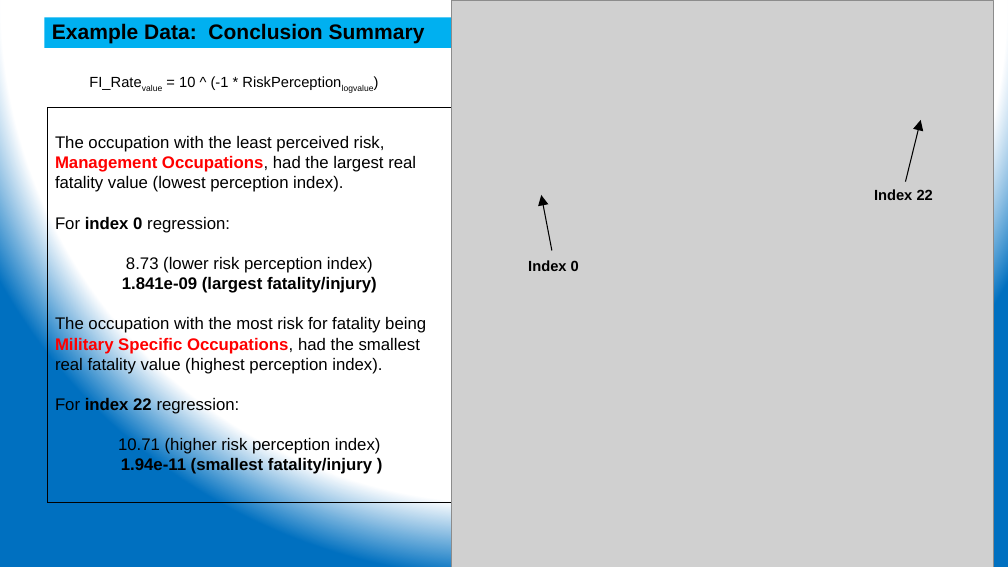
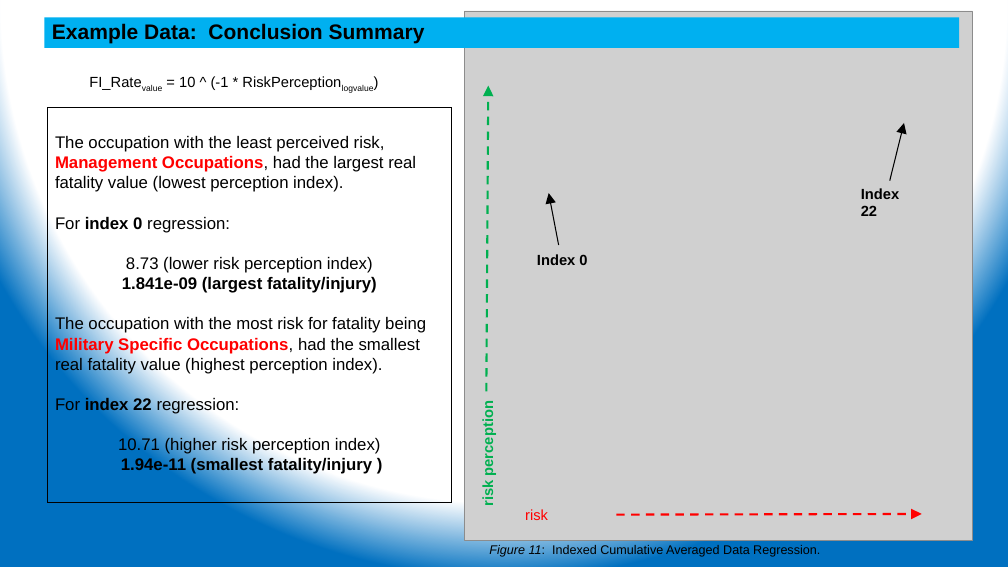
Before and after one commit to ehsintegration/yfd-phd-bls-data, a slide deck: slide 34 of D2-documentation/YennyF.Diaz-Risk Percep Injuries_CommitteeUdate 04-20-2021.pptx (slide 37 before the commit). Drawn at 1008x567 pixels with LibreOffice and Linux fonts; fonts in the diff are those of the drawing; grey boxes stand for pictures. Boxes give left, top, right and bottom in pixels: in the first picture for what was removed or moved away, otherwise in the second. Text is boxed around its words. In the diff, an @@ line names an element or a change of style, - is before the commit and + after.

```diff
--- a/D2-documentation/YennyF.Diaz-Risk Percep Injuries_CommitteeUdate 04-20-2021.pptx
+++ b/D2-documentation/YennyF.Diaz-Risk Percep Injuries_CommitteeUdate 04-20-2021.pptx
@@ picture: place and size @@
-picture at [451, 0, 994, 567]
+picture at [464, 11, 972, 541]
@@ arrow added from (486, 392) to (488, 85), #00B050 2 pt dashed @@
@@ arrow moved from (906, 181) - (921, 120) to (890, 181) - (904, 123) @@
@@ arrow moved from (552, 250) - (541, 195) to (559, 245) - (549, 193) @@
@@ text "Index 22" rewrapped from [874, 189, 933, 200] to [861, 188, 899, 216] @@
@@ text "Index 0": place and size @@
-text "Index 0" at [528, 260, 579, 271]
+text "Index 0" at [537, 254, 587, 265]
@@ text added at [480, 409, 496, 505], 14 pt, text #00B050, bold @@
+risk perception
@@ text added at [525, 509, 548, 520], 14 pt, text #FF0000 @@
+risk
@@ arrow added from (616, 515) to (922, 514), #FF0000 2 pt dashed @@
@@ text added at [489, 544, 820, 557], 12 pt, text #000000 @@
+Figure 11: Indexed Cumulative Averaged Data Regression.
```
Also in this commit, not shown: 25 other slides changed, 1 slide removed.
